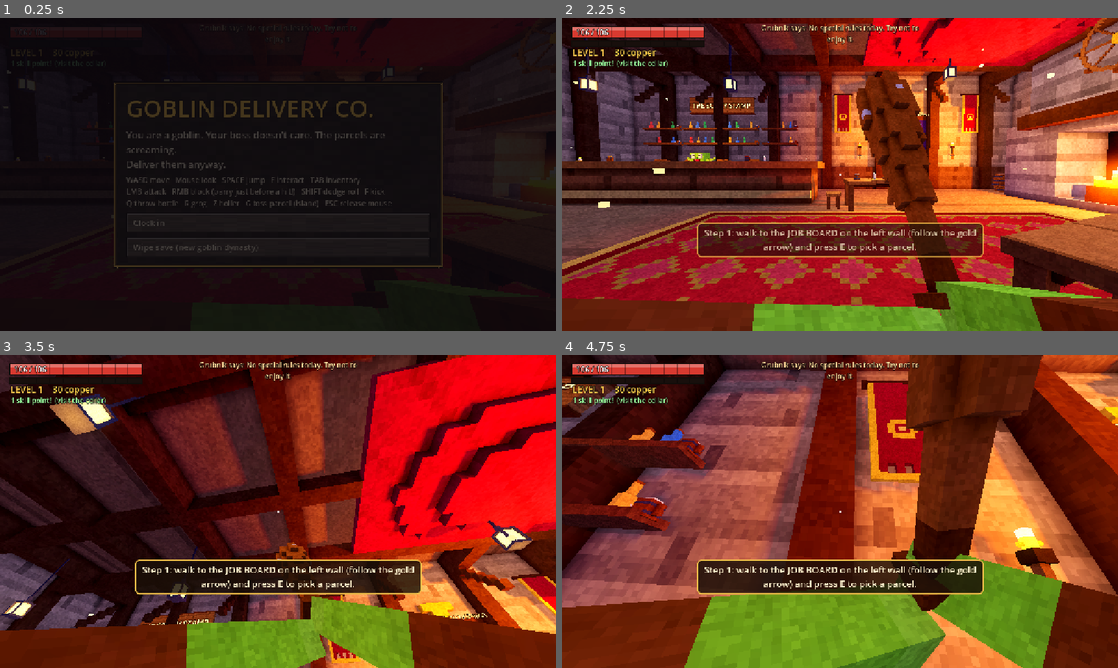
Above: before the commit, frames 1-4 (two rows, left to right).
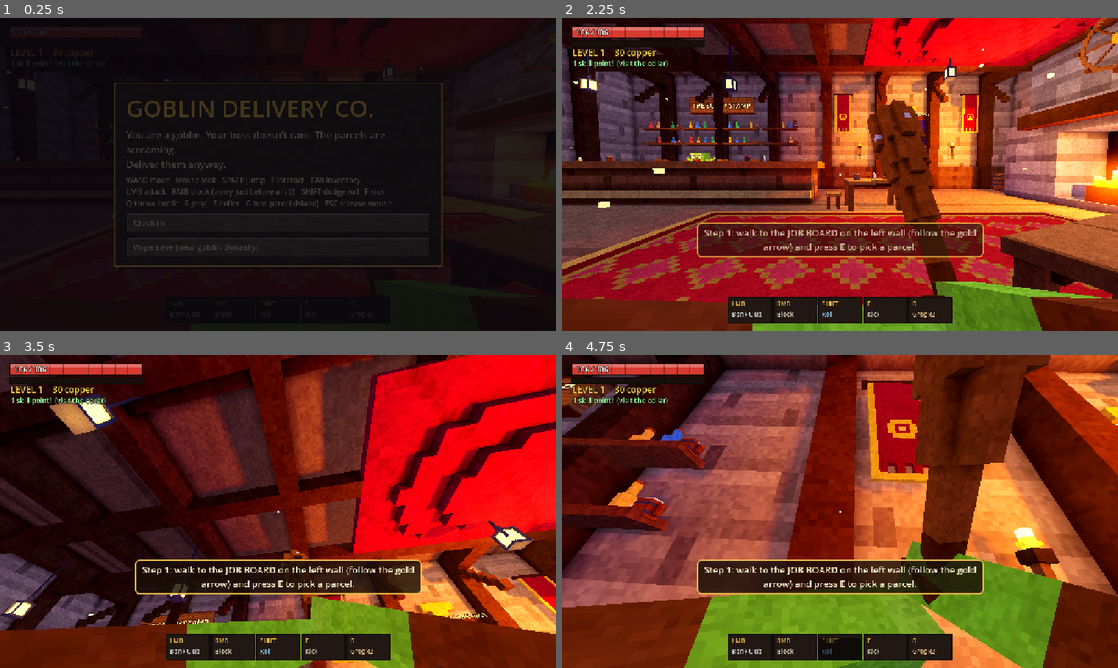
Above: after the commit, the same moments.

Repository: EliteBlackIce/gob
Game: Godot game, scene res://scenes/main.tscn
Same seed, same stepped clock (60 frames per second), same inputs: the game is played once before the commit and once after it.
Inputs (mouse positions are in pixels of both pictures, inside the frame that each line leads up to):
- Up to frame 1 (0.25 s): no input
- Up to frame 2 (2.25 s): move the mouse to (962, 158) at 0.52 s; hold D (move_right) 0.53-1.25 s; tap Z (ability) at 0.6 s; tap Space (jump) at 0.77, 1.07 s; click (962, 158) at 0.8 s; click "Clock in" at 1.25 s; click "Oh no" at 2 s
- Up to frame 3 (3.5 s): move the mouse to (250, 511) at 2.77 s; hold W (move_forward) from 2.78 s (still down); click (250, 511) at 2.85 s; tap Space (jump) at 3.02, 3.32 s; right-click (250, 511) at 3.05 s
- Up to frame 4 (4.75 s): keep holding W (move_forward); move the mouse to (851, 505) at 3.52 s; hold Right mouse button (block) 3.53-4.28 s; click (851, 505) at 3.67 s; tap Q (bottle) at 3.8, 4.35 s; move the mouse to (834, 517) at 4.27 s; click (834, 517) at 4.42 s; tap Space (jump) at 4.52 s; tap Shift (dash) at 4.55 s

The runs differ from the first frame. In frame 1, less than 0.1% of the frame differs, in the area x 46-61%, y 2-95%; in frame 2, 6.6%; in frame 3, 4.1%; in frame 4, 7.4%, in the area x 29-88%, y 0-98%.

Commit message:
Skill rework (Gambler/Postal), icon fixes, HUD fixes, tests for dungeon flow

Diff:
--- a/scripts/bottle.gd
+++ b/scripts/bottle.gd
@@ -71,5 +71,8 @@
 		if mob != null and not mob.dead and mob.global_position.distance_to(global_position) < radius + mob.body_r:
 			var dir := (mob.global_position - global_position)
 			dir.y = 0.0
-			mob.take_damage(damage, dir.normalized(), {"knock": 5.0, "stun": stun_t * 0.5, "source": "bottle"})
+			var info := {"knock": 5.0, "stun": stun_t * 0.5, "source": "bottle"}
+			if Game.has_skill("pyro"):
+				info["burn"] = damage * 0.3
+			mob.take_damage(damage, dir.normalized(), info)
 	queue_free()
--- a/scripts/dungeon/dungeon.gd
+++ b/scripts/dungeon/dungeon.gd
@@ -116,7 +116,7 @@
 	player.killed_mob.connect(func(_m): pass)
 	var lamp := OmniLight3D.new()
 	lamp.light_color = Color("#ffe0b0")
-	lamp.light_energy = 0.9 if not _dark else 1.3
+	lamp.light_energy = 0.55 if not _dark else 1.1
 	lamp.omni_range = 6.5
 	lamp.position = Vector3(0, 1.7, 0)
 	player.add_child(lamp)
@@ -409,7 +409,7 @@
 
 
 func _chest_loot(pos: Vector3, tier_c: int) -> void:
-	var n := 1 + tier_c + (1 if _rng.randf() < 0.3 else 0)
+	var n := 1 + tier_c + (1 if _rng.randf() < 0.3 else 0) + (1 if Game.has_skill("jackpot") else 0)
 	for i in n:
 		_drop_item(pos, "", 0.25 * tier_c + 0.15)
 	_drop_copper(pos, 3 + tier_c * 3)
--- a/scripts/dungeon/dungeon_builder.gd
+++ b/scripts/dungeon/dungeon_builder.gd
@@ -9,7 +9,7 @@
 const CH := 16                # chunk size in tiles
 
 const THEME_COLORS := {
-	"crypt": {"wall": Color("#7a7688"), "floor": Color("#6a6876"), "accent": Color("#8a5aa0"), "fog": Color("#120e1a"), "ambient": Color("#5c5a80"),
+	"crypt": {"wall": Color("#767c8a"), "floor": Color("#686c78"), "accent": Color("#8a5aa0"), "fog": Color("#120e1a"), "ambient": Color("#5c5a80"),
 		"torch": Color("#ffb060"), "glow": Color("#8affb0"), "sky": Color("#08060e")},
 	"sewer": {"wall": Color("#5a7a66"), "floor": Color("#4a6256"), "accent": Color("#a0902e"), "fog": Color("#0a1610"), "ambient": Color("#6a8a78"),
 		"torch": Color("#ffe9a0"), "glow": Color("#c8ff6a"), "sky": Color("#050a07")},
--- a/scripts/game.gd
+++ b/scripts/game.gd
@@ -9,24 +9,30 @@
 
 const SKILLS := {
 	"quick_feet": {"branch": "Courier", "tier": 1, "name": "Quick Feet", "desc": "+12% run speed. Fear is a great coach."},
-	"roll_master": {"branch": "Courier", "tier": 2, "name": "Roll Master", "desc": "Dodge roll cooldown -30%, longer invulnerability."},
+	"roll_master": {"branch": "Courier", "tier": 2, "name": "Roll Master", "desc": "Dodge roll cooldown -30%, longer invulnerability, holler recharges faster."},
 	"second_wind": {"branch": "Courier", "tier": 3, "name": "Second Wind", "desc": "Survive the first lethal hit each run at 40% HP."},
+	"perfect_dodge": {"branch": "Courier", "tier": 4, "name": "Perfect Dodge", "desc": "Rolling through an attack resets your roll cooldown."},
 	"power_strikes": {"branch": "Brawler", "tier": 1, "name": "Power Strikes", "desc": "+12% weapon damage."},
 	"keen_edge": {"branch": "Brawler", "tier": 2, "name": "Keen Edge", "desc": "+8% crit chance, +25% crit damage."},
 	"bloodthirst": {"branch": "Brawler", "tier": 3, "name": "Bloodthirst", "desc": "+4% lifesteal. Ew."},
+	"berserker": {"branch": "Brawler", "tier": 4, "name": "Berserker", "desc": "+30% damage while below 40% HP. Rage is a feature."},
 	"bandolier": {"branch": "Scrapper", "tier": 1, "name": "Bandolier", "desc": "+3 throwing bottles every run."},
 	"power_boot": {"branch": "Scrapper", "tier": 2, "name": "Power Boot", "desc": "Kicks hit twice as hard and stagger bosses."},
 	"bomb_maker": {"branch": "Scrapper", "tier": 3, "name": "Bomb Maker", "desc": "Throwables +40% damage, bigger splash, +2 bottles."},
-	"stamp": {"branch": "Fixer", "tier": 1, "name": "Stamp Mastery", "desc": "Inspection timing window +60%."},
-	"riddle": {"branch": "Fixer", "tier": 2, "name": "Paperwork Sense", "desc": "Eliminates one wrong riddle answer."},
-	"forged": {"branch": "Fixer", "tier": 3, "name": "Forged Papers", "desc": "First inspection each run auto-passes."},
-	"lucky": {"branch": "Fixer", "tier": 4, "name": "Lucky Stamp", "desc": "+15% loot luck: better rarities more often."},
-	"padding": {"branch": "Pack Rat", "tier": 1, "name": "Padding", "desc": "Parcels take 35% less damage."},
+	"pyro": {"branch": "Scrapper", "tier": 4, "name": "Pyromaniac", "desc": "Thrown bottles set enemies on fire. Everything is on fire."},
+	"lucky": {"branch": "Gambler", "tier": 1, "name": "Lucky Stamp", "desc": "+15% loot luck: better rarities more often."},
+	"pickpocket": {"branch": "Gambler", "tier": 2, "name": "Sticky Fingers", "desc": "+25% copper from everything."},
+	"appraiser": {"branch": "Gambler", "tier": 3, "name": "Appraiser", "desc": "Gruk pays 20% more for your junk."},
+	"jackpot": {"branch": "Gambler", "tier": 4, "name": "Jackpot", "desc": "Every chest holds one more item."},
+	"padding": {"branch": "Pack Rat", "tier": 1, "name": "Padding", "desc": "Your parcel takes 35% less damage."},
 	"tough": {"branch": "Pack Rat", "tier": 2, "name": "Tough Hide", "desc": "+20% max HP."},
-	"pocket": {"branch": "Pack Rat", "tier": 3, "name": "Secret Pocket", "desc": "The first theft each run fails. Crows are offended."},
-	"grog_lover": {"branch": "Pack Rat", "tier": 4, "name": "Grog Lover", "desc": "+1 grog flask per run, grog heals more."},
+	"pocket": {"branch": "Pack Rat", "tier": 3, "name": "Secret Pocket", "desc": "(Island) the first theft each run fails. Crows are offended."},
+	"grog_lover": {"branch": "Pack Rat", "tier": 4, "name": "Grog Lover", "desc": "+1 grog flask carry, grog heals 55% instead of 40%."},
+	"stamp": {"branch": "Postal", "tier": 1, "name": "Stamp Mastery", "desc": "(Island) inspection timing window +60%."},
+	"riddle": {"branch": "Postal", "tier": 2, "name": "Paperwork Sense", "desc": "(Island) eliminates one wrong riddle answer."},
+	"forged": {"branch": "Postal", "tier": 3, "name": "Forged Papers", "desc": "(Island) first inspection each run auto-passes."},
 }
-const BRANCHES := ["Courier", "Brawler", "Scrapper", "Fixer", "Pack Rat"]
+const BRANCHES := ["Courier", "Brawler", "Scrapper", "Gambler", "Pack Rat", "Postal"]
 
 ## Daily mandate from Grubnik: a flat modifier to everything that day.
 const MANDATES := [
@@ -276,7 +282,7 @@
 
 
 func sell_price(it: Dictionary) -> int:
-	var mult := 0.5 + (0.2 if has_skill("lucky") else 0.0)
+	var mult := 0.5 + (0.2 if has_skill("appraiser") else 0.0)
 	return int(round(float(it["value"]) * mult))
 
 
--- a/scripts/hud/combat_hud.gd
+++ b/scripts/hud/combat_hud.gd
@@ -30,6 +30,8 @@
 
 func _process(delta: float) -> void:
 	_t += delta
+	size = get_viewport_rect().size
+	position = Vector2.ZERO
 	if player != null and is_instance_valid(player):
 		var f := player.hp / maxf(player.max_hp, 1.0)
 		_hp_trail = move_toward(_hp_trail, f, delta * 0.35) if _hp_trail > f else f
@@ -40,9 +42,12 @@
 	queue_redraw()
 
 
-func _txt(pos: Vector2, s: String, size := 18, col := TEXT, align := HORIZONTAL_ALIGNMENT_LEFT, width := -1.0) -> void:
-	draw_string_outline(_font, pos, s, align, width, size, maxi(4, size / 4), INK)
-	draw_string(_font, pos, s, align, width, size, col)
+func _txt(pos: Vector2, s: String, font_size := 18, col := TEXT, align := HORIZONTAL_ALIGNMENT_LEFT, width := -1.0) -> void:
+	var p := pos
+	if align == HORIZONTAL_ALIGNMENT_CENTER and width <= 0.0:
+		p.x -= _font.get_string_size(s, HORIZONTAL_ALIGNMENT_LEFT, -1, font_size).x * 0.5
+	draw_string_outline(_font, p, s, HORIZONTAL_ALIGNMENT_LEFT, width, font_size, maxi(4, font_size / 4), INK)
+	draw_string(_font, p, s, HORIZONTAL_ALIGNMENT_LEFT, width, font_size, col)
 
 
 func _bar(r: Rect2, frac: float, fill: Color, back := Color(0.1, 0.06, 0.05, 0.85), trail := -1.0, trail_col := Color(1, 1, 1, 0.8)) -> void:
--- a/scripts/mobs/mob_models.gd
+++ b/scripts/mobs/mob_models.gd
@@ -139,7 +139,7 @@
 	var d := {}
 	match kind:
 		"skeleton", "archer":
-			var bone := main.lerp(BONE, 0.55)
+			var bone := main.lerp(BONE, 0.55).darkened(0.16)
 			d = _skeleton(bone, acc, glow, kind == "archer")
 		"intern":
 			d = _intern(main, acc)
--- a/scripts/player.gd
+++ b/scripts/player.gd
@@ -536,6 +536,8 @@
 
 func roll_damage(mult := 1.0) -> Dictionary:
 	var base := float(stats["dmg"]) * mult * randf_range(0.92, 1.08)
+	if Game.has_skill("berserker") and hp < max_hp * 0.4:
+		base *= 1.3
 	var crit := randf() * 100.0 < minf(float(stats["crit"]), 100.0)
 	if crit:
 		base *= float(stats["crit_dmg"]) / 100.0
@@ -770,6 +772,8 @@
 
 
 func _dodge_feedback() -> void:
+	if Game.has_skill("perfect_dodge"):
+		_roll_cd = 0.0
 	if randf() < 0.3:
 		FloatText.spawn(get_parent(), global_position + Vector3(0, 2.0, 0), "DODGE", Color("#9fe6ff"), 0.9)
 
--- a/scripts/rpg/item_db.gd
+++ b/scripts/rpg/item_db.gd
@@ -245,7 +245,7 @@
 	var n: String = base_name(it)
 	var pre: Array = PREFIXES[r]
 	var out := "%s %s" % [pre[rng.randi() % pre.size()], n]
-	if r >= 2:
+	if r >= 2 and not " of " in n:
 		out += " " + SUFFIXES[rng.randi() % SUFFIXES.size()]
 	return out
 
--- a/scripts/rpg/item_models.gd
+++ b/scripts/rpg/item_models.gd
@@ -211,7 +211,7 @@
 		return _icon_cache[key]
 	var v := vox_for(item)
 	var weapon_like: bool = item["slot"] == "weapon"
-	var n := 24
+	var n := 32
 	var img := Image.create(n, n, false, Image.FORMAT_RGBA8)
 	var lo := Vector3(1e9, 1e9, 1e9)
 	var hi := Vector3(-1e9, -1e9, -1e9)
@@ -228,7 +228,7 @@
 	var maxdim := maxf(ext.x, ext.y)
 	if weapon_like:
 		maxdim = Vector2(ext.x, ext.y).length()
-	var sc := float(n - 2) / maxf(maxdim, 1.0)
+	var sc := float(n - 4) / maxf(maxdim, 1.0)
 	var cx := (lo.x + hi.x) * 0.5
 	var cy := (lo.y + hi.y) * 0.5
 	for k: Vector3i in order:
@@ -237,12 +237,17 @@
 		var py := float(k.y) + 0.5 - cy
 		var rx := px * ca - py * sa
 		var ry := px * sa + py * ca
-		var ix := int(round(n * 0.5 + rx * sc - 0.5))
-		var iy := int(round(n * 0.5 - ry * sc - 0.5))
-		if ix < 0 or iy < 0 or ix >= n or iy >= n:
-			continue
+		var bs := maxi(1, int(ceil(sc)) + (1 if weapon_like and sc > 0.9 else 0))
+		var ix := int(round(n * 0.5 + rx * sc - bs * 0.5))
+		var iy := int(round(n * 0.5 - ry * sc - bs * 0.5))
 		var shade := 1.0 - 0.05 * float(hi.z - k.z) / maxf(ext.z, 1.0)
-		img.set_pixel(ix, iy, Color(c.r * shade, c.g * shade, c.b * shade, 1.0))
+		var pc := Color(c.r * shade, c.g * shade, c.b * shade, 1.0)
+		for ox in bs:
+			for oy in bs:
+				var qx := ix + ox
+				var qy := iy + oy
+				if qx >= 0 and qy >= 0 and qx < n and qy < n:
+					img.set_pixel(qx, qy, pc)
 	# dark outline
 	var out := img.duplicate() as Image
 	for y in n:
--- a/scripts/rpg/stats.gd
+++ b/scripts/rpg/stats.gd
@@ -68,6 +68,8 @@
 		s["bottles"] += 2
 	if Game.has_skill("lucky"):
 		s["luck"] += 15.0
+	if Game.has_skill("pickpocket"):
+		s["gold_pct"] += 25.0
 	if Game.has_skill("tough"):
 		s["max_hp"] *= 1.2
 	if Game.has_skill("grog_lover"):
--- a/scripts/ui.gd
+++ b/scripts/ui.gd
@@ -101,7 +101,11 @@
 	_root.add_child(_dmg)
 	_pause_label = _label("PAUSED  -  click to get back to work", 34, Color("#fff3cf"), true, _root)
 	_pause_label.set_anchors_preset(Control.PRESET_CENTER)
-	_pause_label.position = Vector2(-330, -20)
+	_pause_label.offset_left = -330
+	_pause_label.offset_right = 330
+	_pause_label.offset_top = -20
+	_pause_label.offset_bottom = 20
+	_pause_label.horizontal_alignment = HORIZONTAL_ALIGNMENT_CENTER
 	_pause_label.visible = false
 	_fade = ColorRect.new()
 	_fade.color = Color(0.04, 0.03, 0.05, 1.0)
@@ -373,6 +377,7 @@
 	_parcel_bar.visible = island_mode
 	_parcel_status.visible = island_mode
 	show_compass = island_mode
+	_mandate.visible = island_mode
 	_mandate.text = "Grubnik says: " + str(Game.mandate["text"])
 	_mandate.modulate.a = 1.0
 	if island_mode:
@@ -692,7 +697,7 @@
 
 
 func show_skills(on_close := Callable()) -> void:
-	var vb := _open_modal(1040)
+	var vb := _open_modal(1260)
 	_ink("THE CELLAR  -  Skill Tree", 34, vb)
 	_ink("Skill points: %d   (one per level up!)" % Game.skill_points, 18, vb)
 	var cols := HBoxContainer.new()
@@ -700,7 +705,7 @@
 	vb.add_child(cols)
 	for branch in Game.BRANCHES:
 		var col := VBoxContainer.new()
-		col.custom_minimum_size = Vector2(230, 0)
+		col.custom_minimum_size = Vector2(196, 0)
 		col.add_theme_constant_override("separation", 8)
 		cols.add_child(col)
 		_ink(branch.to_upper(), 24, col)
@@ -716,7 +721,7 @@
 					if Game.buy_skill(id):
 						Sfx.play("coin")
 						show_skills(on_close), can)
-				b.custom_minimum_size = Vector2(230, 96)
+				b.custom_minimum_size = Vector2(196, 96)
 				b.autowrap_mode = TextServer.AUTOWRAP_WORD_SMART
 				b.clip_text = false
 	_button("Back upstairs", vb, func():
--- a/scripts/viewmodel.gd
+++ b/scripts/viewmodel.gd
@@ -104,6 +104,7 @@
 	add_child(hand_l)
 	weapon_node = MeshInstance3D.new()
 	weapon_node.material_override = VMat.solid(ItemModels.S, 4.0)
+	weapon_node.scale = Vector3.ONE * 0.8
 	hand_r.add_child(weapon_node)
 	_glow = OmniLight3D.new()
 	_glow.omni_range = 2.6
--- /dev/null
+++ b/tests/dshot.gd
@@ -0,0 +1,266 @@
+extends Node
+## Visual checks for the RPG overhaul.
+##   xvfb-run -a godot --path . --rendering-driver opengl3 --resolution 1280x720 res://tests/dshot.tscn -- out scenario [arg]
+## Scenarios: mobs, bosses, combat, items, ui
+
+var out := "/tmp/dshot"
+var ui: UI
+
+
+func _ready() -> void:
+	var args := OS.get_cmdline_user_args()
+	out = args[0] if args.size() > 0 else "/tmp/dshot"
+	var scenario: String = args[1] if args.size() > 1 else "mobs"
+	var extra: String = args[2] if args.size() > 2 else ""
+	ui = UI.new()
+	add_child(ui)
+	ui._fade.color.a = 0.0
+	await _frames(3)
+	match scenario:
+		"mobs":
+			await mobs(extra if extra != "" else "crypt")
+		"bosses":
+			await bosses()
+		"combat":
+			await combat(extra if extra != "" else "crypt")
+		"items":
+			await items()
+		"ui":
+			await ui_shots()
+	get_tree().quit()
+
+
+func _frames(n: int) -> void:
+	for i in n:
+		await get_tree().process_frame
+
+
+func _snap(name: String) -> void:
+	await _frames(4)
+	await RenderingServer.frame_post_draw
+	get_viewport().get_texture().get_image().save_png("%s_%s.png" % [out, name])
+	print("saved ", name)
+
+
+func _stage(theme: String) -> Node3D:
+	var root := Node3D.new()
+	add_child(root)
+	Atmos.dungeon(root, theme)
+	var v := Vox.new(0.5)
+	for x in range(-30, 30):
+		for z in range(-30, 10):
+			v.cells[Vector3i(x, -1, z)] = Color("#5a5864") * (0.9 + Vox.hash3(x, 1, z) * 0.2)
+	var fl := MeshInstance3D.new()
+	fl.mesh = v.build(Vector3.ZERO)
+	fl.material_override = VMat.solid(0.5, 8.0)
+	root.add_child(fl)
+	var l := OmniLight3D.new()
+	l.light_energy = 3.0
+	l.omni_range = 40.0
+	l.position = Vector3(0, 8, -3)
+	root.add_child(l)
+	return root
+
+
+func mobs(theme: String) -> void:
+	var root := _stage(theme)
+	var cam := Camera3D.new()
+	cam.fov = 55.0
+	root.add_child(cam)
+	cam.current = true
+	var kinds := MobDB.KINDS.keys()
+	var models: Array = []
+	for i in kinds.size():
+		var m := MobModels.build(kinds[i], theme)
+		for mi in m.find_children("*", "MeshInstance3D", true, false):
+			(mi as MeshInstance3D).material_override = VMat.solid(MobModels.S, 4.0) if kinds[i] != "ghost" else VMat.glass(MobModels.S, 0.55)
+		var col := i % 5
+		var row := i / 5
+		m.position = Vector3(-4.8 + col * 2.4, 0, -row * 2.8)
+		models.append(m)
+		root.add_child(m)
+	cam.position = Vector3(0, 2.6, 3.6)
+	cam.look_at(Vector3(0, 0.9, -2.2), Vector3.UP)
+	cam.fov = 62.0
+	for t in 20:
+		for i in models.size():
+			MobModels.animate(models[i], t * 0.1, 0.0, "idle", 0.0)
+		await get_tree().process_frame
+	await _snap("idle")
+	for i in models.size():
+		MobModels.animate(models[i], 1.0, 0.0, "windup", 1.0)
+	await _snap("windup")
+	for i in models.size():
+		MobModels.animate(models[i], 1.0, 1.0, "walk", 0.0)
+	await _snap("walk")
+
+
+func bosses() -> void:
+	var ids := Boss.BOSSES.keys()
+	for bid in ids:
+		var theme: String = Boss.BOSSES[bid]["theme"]
+		var root := _stage(theme)
+		var cam := Camera3D.new()
+		cam.fov = 60.0
+		root.add_child(cam)
+		cam.current = true
+		var m := BossModels.build(bid, theme)
+		for mi in m.find_children("*", "MeshInstance3D", true, false):
+			(mi as MeshInstance3D).material_override = VMat.solid(BossModels.S if bid == "dragon" else MobModels.S, 4.0)
+		root.add_child(m)
+		m.position = Vector3(0, 0, -4)
+		cam.position = Vector3(5.5, 3.2, 4.0)
+		cam.look_at(Vector3(0, 1.8, -4.0), Vector3.UP)
+		for t in 10:
+			if bid == "dragon":
+				BossModels.animate_dragon(m, t * 0.1, "idle", 0.0, 0.0)
+			else:
+				MobModels.animate(m, t * 0.1, 0.0, "idle", 0.0)
+			await get_tree().process_frame
+		await _snap("boss_" + bid)
+		root.queue_free()
+		await _frames(2)
+
+
+func items() -> void:
+	# a grid of weapons at each rarity, in the first-person viewmodel style
+	var root := _stage("crypt")
+	var cam := Camera3D.new()
+	cam.fov = 40.0
+	root.add_child(cam)
+	cam.current = true
+	var bases := ItemDB.WEAPONS.keys()
+	for r in 5:
+		for i in bases.size():
+			var mi := MeshInstance3D.new()
+			mi.mesh = ItemModels.weapon_mesh(bases[i], r)
+			mi.material_override = VMat.solid(ItemModels.S, 8.0)
+			mi.position = Vector3(-3.6 + i * 1.2, 0.4, -r * 1.5)
+			mi.rotation_degrees = Vector3(0, 25, 35)
+			root.add_child(mi)
+	cam.position = Vector3(0, 4.5, 4.5)
+	cam.look_at(Vector3(0, 0.5, -3.0), Vector3.UP)
+	await _snap("weapons")
+
+
+func combat(theme: String) -> void:
+	Game.reset_save()
+	Game.max_tier = 5
+	var big := ItemDB.roll(8, _rng(3), "weapon", 3)
+	big["base"] = "cleaver"
+	Game.inventory.append(big)
+	Game.equip(big)
+	var d := Dungeon.new()
+	d.ui = ui
+	d.job = {"kind": "dungeon", "id": "cheese", "title": "Screaming Cheese", "theme": theme, "tier": 2, "mods": [], "pay": 300, "customer": "Skeleton Dave", "seed": 4242, "trait": "screamer", "note": ""}
+	add_child(d)
+	await _frames(6)
+	Input.mouse_mode = Input.MOUSE_MODE_VISIBLE
+	await _snap("start")
+	# a combat room
+	var room: Dungeon.RoomRT = null
+	for r in d.rooms:
+		if r.kind == "combat":
+			room = r
+			break
+	var p := d.player
+	p.invuln = 9999.0
+	p.global_position = room.world_center() + Vector3(0, 0.2, 5.0)
+	p.yaw = 0.0
+	await _frames(70)
+	await _snap("wave")
+	# shove a few mobs right in front of the player and swing
+	for m in room.mobs:
+		if is_instance_valid(m) and not (m as Mob).dead:
+			(m as Mob).global_position = p.global_position + Vector3(randf_range(-1.2, 1.2), 0.1, -2.2 - randf() * 2.0)
+	await _frames(6)
+	p.combo = 0
+	p._try_attack()
+	for i in 14:
+		await get_tree().process_frame
+	p.invuln = 9999.0
+	await _snap("swing_a")
+	for i in 8:
+		await get_tree().process_frame
+	await _snap("swing_b")
+	await _frames(40)
+	p._atk_t = -1.0
+	p._atk_cd = 0.0
+	p._try_attack()
+	for i in 12:
+		await get_tree().process_frame
+	await _snap("swing_c")
+	# block
+	Input.mouse_mode = Input.MOUSE_MODE_CAPTURED
+	Input.action_press("block")
+	await _frames(14)
+	await _snap("block")
+	Input.action_release("block")
+	# kill everything, show loot
+	for m in room.mobs.duplicate():
+		if is_instance_valid(m):
+			(m as Mob).take_damage(99999.0, Vector3.FORWARD, {"crit": true})
+	await _frames(8)
+	await _snap("kills")
+	for i in 3:
+		d._drop_item(p.global_position + Vector3(0, 0.5, -3 + i * 0.5), "", 1.5, true)
+	d._drop_item(p.global_position + Vector3(2, 0.5, -3), "", 3.0, true)
+	await _frames(40)
+	await _snap("loot")
+	# boss room
+	var br: Dungeon.RoomRT = d.rooms[d.g.boss_id]
+	p.global_position = br.world_center() + Vector3(0, 0.2, 7.5)
+	p.yaw = PI
+	await _frames(90)
+	await _snap("boss")
+
+
+func ui_shots() -> void:
+	Game.reset_save()
+	Game.level = 7
+	Game.xp = 120
+	Game.copper = 1520
+	var rng := _rng(7)
+	for i in 14:
+		Game.add_item(ItemDB.roll(7, rng), false)
+	var leg := ItemDB.roll(9, rng, "weapon", 4)
+	Game.add_item(leg, false)
+	Game.equip(leg)
+	for slot in ["hat", "vest", "boots", "trinket"]:
+		var it := ItemDB.roll(7, rng, slot, 3)
+		Game.add_item(it, false)
+		Game.equip(it)
+	var p := Player.new()
+	p.ui = ui
+	add_child(p)
+	p.setup_for_run("dungeon")
+	ui.hud_player = p
+	ui.configure_hud("dungeon")
+	ui.show_hud(true)
+	ui.combat.player = p
+	await _frames(5)
+	p.hp = 70.0
+	await _snap("hud")
+	Menus._sel_uid = leg["uid"]
+	Menus._sel_where = "pack"
+	Menus.show_inventory(ui, "pack")
+	await _snap("inventory")
+	Menus.show_inventory(ui, "smith")
+	await _snap("smith")
+	Menus.show_shop(ui)
+	await _snap("shop")
+	Game.new_day()
+	Menus.show_contracts(ui, func(_j): pass)
+	await _snap("contracts")
+	Menus.show_realtor(ui)
+	await _snap("realtor")
+	ui.show_skills()
+	await _snap("skills")
+	ui.show_title(func(): pass, func(): pass)
+	await _snap("title")
+
+
+func _rng(s: int) -> RandomNumberGenerator:
+	var r := RandomNumberGenerator.new()
+	r.seed = s
+	return r
--- /dev/null
+++ b/tests/dshot.tscn
@@ -0,0 +1,6 @@
+[gd_scene load_steps=2 format=3]
+
+[ext_resource type="Script" path="res://tests/dshot.gd" id="1"]
+
+[node name="DShot" type="Node"]
+script = ExtResource("1")
--- a/tests/flow.gd
+++ b/tests/flow.gd
@@ -30,6 +30,7 @@
 	check(main.ui.modal_open, "intro letter shown to a new goblin")
 	main.ui.close_modal()
 	Game.current_job = Game.today_jobs[0]
+	check(Game.current_job["kind"] == "route", "first board entry is the island route")
 	main._on_start_run()
 	await frames(200)
 	check(main.current is Island, "run starts: island loaded")
@@ -43,7 +44,7 @@
 	main.ui.close_modal(false)
 	main._busy = false
 	# second run: straight delivery
-	Game.current_job = Game.today_jobs[1]
+	Game.current_job = Game.today_jobs[0]
 	main._on_start_run()
 	await frames(200)
 	isl = main.current
@@ -54,6 +55,39 @@
 	isl._try_deliver(isl.player)
 	await frames(200)
 	check(main.current is Tavern and Game.copper > cop, "delivery pays and returns to tavern")
+	# third run: a procedurally generated dungeon
+	main.ui.close_modal(false)
+	main._busy = false
+	var dj: Dictionary = {}
+	for j in Game.today_jobs:
+		if j["kind"] == "dungeon":
+			dj = j
+			break
+	Game.current_job = dj
+	main._on_start_run()
+	await frames(240)
+	check(main.current is Dungeon, "dungeon contract loads a dungeon")
+	var dg: Dungeon = main.current
+	check(dg.rooms.size() >= 9 and dg.player.mode == "dungeon", "dungeon is built and the goblin is inside")
+	# die in the dungeon and come back with a result screen
+	dg.player.die("was flow-tested by a skeleton")
+	await frames(600)
+	check(main.current is Tavern and main.ui.modal_open, "dungeon death returns to the tavern with results")
+	main.ui.close_modal(false)
+	main._busy = false
+	# fourth run: win the dungeon via the shortcut (boss + delivery) and bank the loot
+	Game.current_job = dj
+	main._on_start_run()
+	await frames(240)
+	dg = main.current
+	check(dg is Dungeon, "second dungeon loads")
+	dg.boss.take_damage(99999.0, Vector3.FORWARD, {})
+	await frames(30)
+	dg._deliver(1.0)
+	var cop2 := Game.copper
+	dg._go_home(null)
+	await frames(300)
+	check(main.current is Tavern and Game.deliveries >= 2, "delivering a dungeon contract returns home with pay")
 	print("\nFLOW TEST: ", "PASS" if fails == 0 else "%d FAILURES" % fails)
 	Game.reset_save()
 	get_tree().quit(1 if fails > 0 else 0)
--- a/tests/smoke.gd
+++ b/tests/smoke.gd
@@ -105,8 +105,7 @@
 	await frames(20)
 	var p: Player = isl.player
 	check(p.bottles == 3, "new goblin starts with 3 bottles (%d)" % p.bottles)
-	check(Game.has_skill("kick") and Game.has_skill("bottle"), "bottle + kick are free")
-	check(not Game.has_skill("dash"), "dash still has to be learned")
+	check(p.mode == "route" and p.max_hp >= 100.0, "route mode, RPG hit points (%d)" % int(p.max_hp))
 	# kick stuns a slime without any skills
 	var s := Slime.new()
 	s.island = isl
@@ -331,7 +330,7 @@
 	ui.close_modal()
 	ogre._answer(false)
 	await frames(60)
-	check(ogre.strikes == 1 and p.hp < 3, "wrong answer -> strike + damage (hp %d)" % p.hp)
+	check(ogre.strikes == 1 and p.hp < p.max_hp, "wrong answer -> strike + damage (hp %d)" % p.hp)
 	ogre._busy = false
 	ogre._answer(true)
 	await frames(60)
@@ -363,12 +362,12 @@
 	var isl := make_island(job_with("heavy"))
 	await frames(20)
 	var p: Player = isl.player
-	check(p.bottles >= 6, "bottle skills give bottles (%d)" % p.bottles)
+	check(p.bottles >= 6, "bandolier and bomb maker give bottles (%d)" % p.bottles)
 	p.hp = 1
-	p.take_hit(Vector3.FORWARD, 5.0, 3, "was a test")
-	check(not p.dead and p.hp == 1, "Second Wind saves the first lethal hit")
+	p.take_hit(Vector3.FORWARD, 5.0, 9999.0, "was a test")
+	check(not p.dead and p.hp > 30.0, "Second Wind saves the first lethal hit (hp %d)" % int(p.hp))
 	p.invuln = 0.0
-	p.take_hit(Vector3.FORWARD, 5.0, 3, "was a test")
+	p.take_hit(Vector3.FORWARD, 5.0, 9999.0, "was a test")
 	check(p.dead, "...but only the first")
 	isl.queue_free()
 	await frames(3)
Not shown, added: tests/dshot.gd.uid
